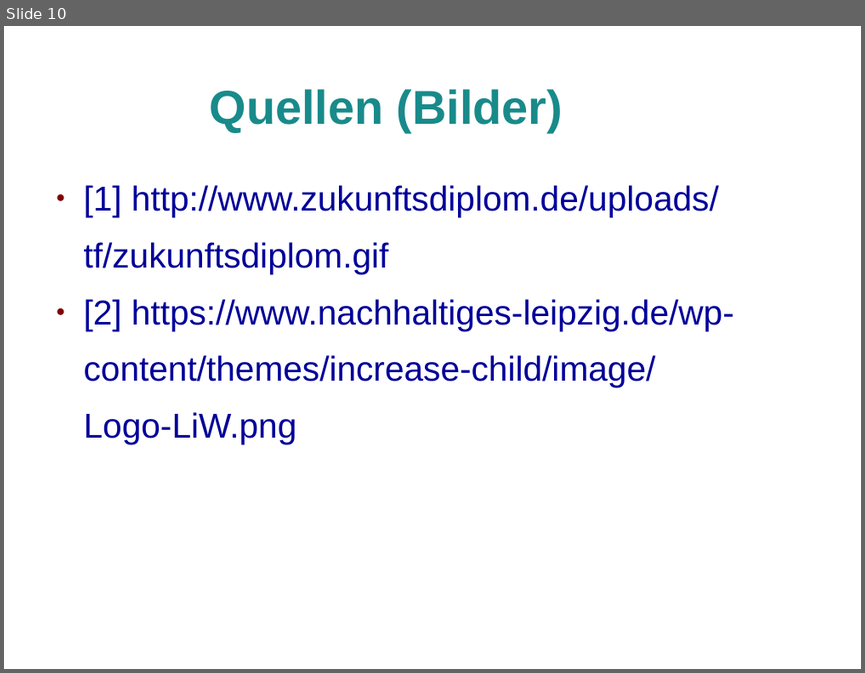
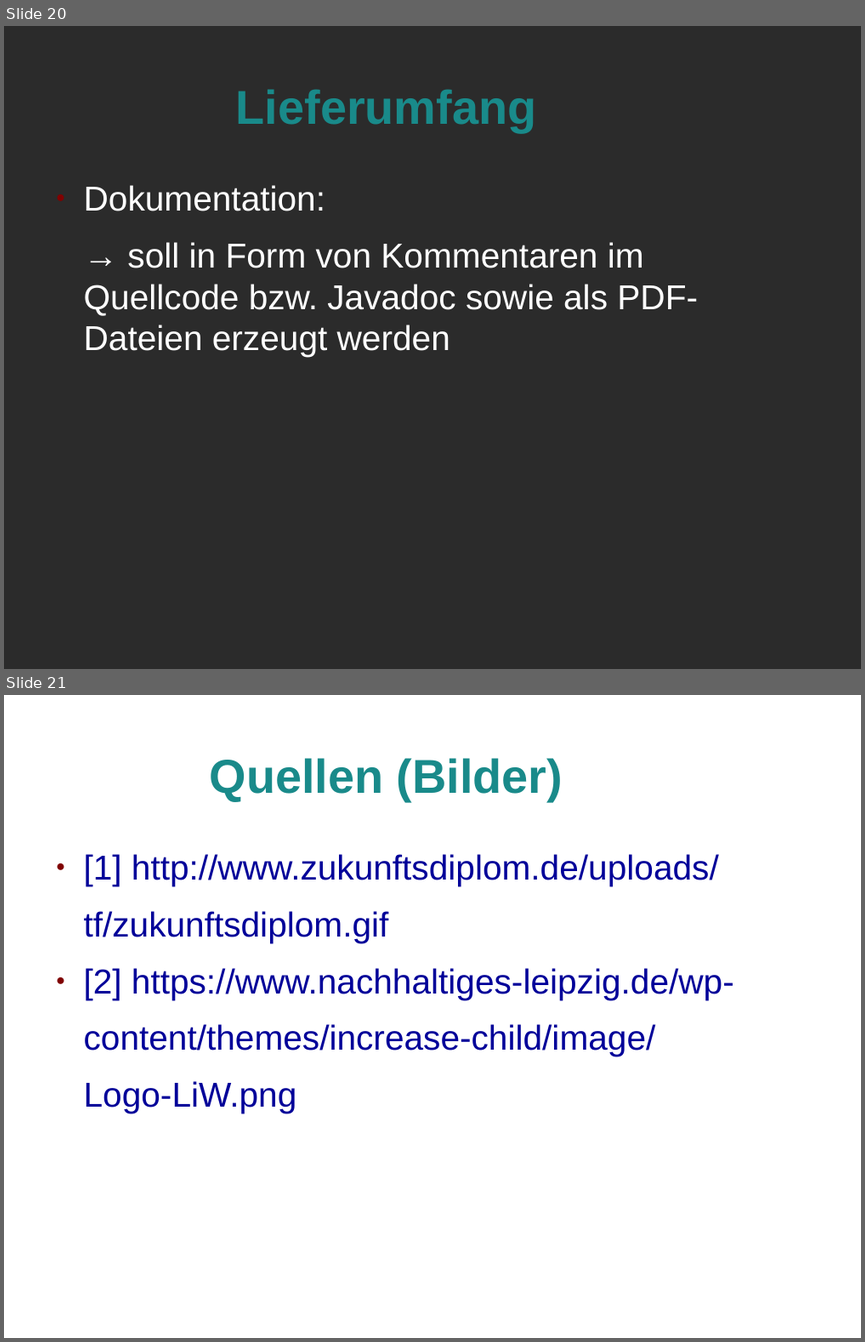
Before and after one commit to Marcel2603/hg17b, a slide deck: Dokumente/Review 1 Praesentation/Review 1.odp. Shown one above the other, each under a label of ours: slide 10 before the commit, slides 20 and 21 after it. The pictures are 865x673 and 865x1342 pixels, drawn with LibreOffice and Linux fonts; fonts in the diff are those of the drawing; background and template pictures are left out; a plain dark background stands for a picture behind light text. Boxes give left, top, right and bottom in pixels: in the first picture for what was removed or moved away, otherwise in the second. Text is boxed around its words. In the diff, an @@ line names an element or a change of style, - is before the commit and + after.

```diff
--- a/Dokumente/Review 1 Praesentation/Review 1.odp
+++ b/Dokumente/Review 1 Praesentation/Review 1.odp
@@ slide 20 added at bbox=[4, 26, 861, 669], background picture (left out) @@
@@ title added at bbox=[236, 89, 537, 132], 44 pt, text #198A8A, bold @@
+Lieferumfang
@@ text added at bbox=[84, 185, 698, 357], 32 pt, text #FFFFFF @@
+● Dokumentation:
+→ soll in Form von Kommentaren im Quellcode bzw. Javadoc sowie als PDF-Dateien erzeugt werden
@@ what was slide 10 is now slide 21 @@
```
Also in this commit, not shown: 10 other slides added.
